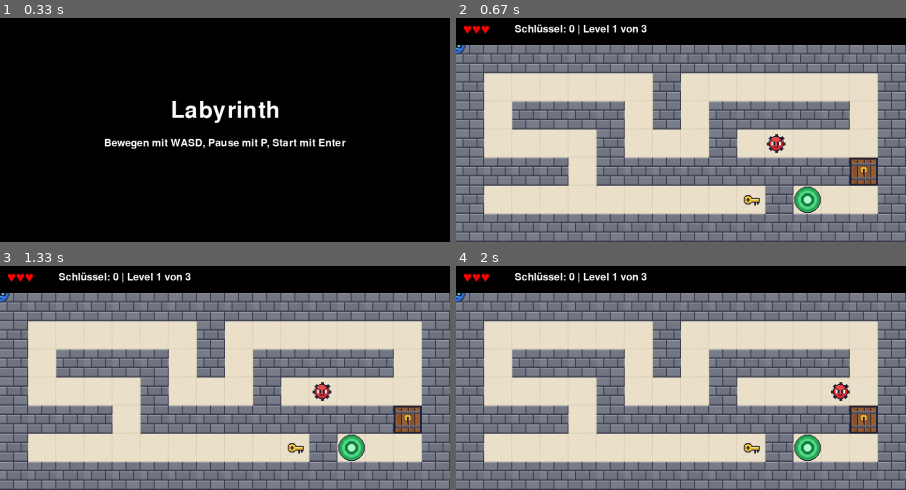
Above: before the commit, frames 1-4 (two rows, left to right).
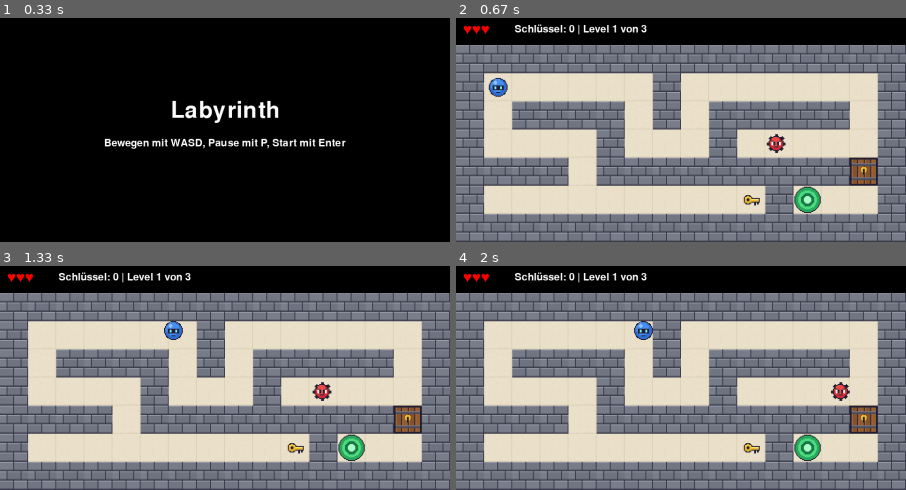
Above: after the commit, the same moments.

Repository: binaerverkehr/pygamece-tutorial
Game: pygame game, started from game.py
Two runs of this game, one before a commit and one after it. Both use one fixed random seed, a clock stepped at 60 frames per second and the inputs below.
Inputs:
- Up to frame 1 (0.33 s): no input
- Up to frame 2 (0.67 s): tap Enter at 0.33 s
- Up to frame 3 (1.33 s): hold D 0.67-1.13 s; hold W from 1.17 s (still down)
- Up to frame 4 (2 s): release W at 1.47 s; hold D 1.5-1.97 s

Frame 1 is identical in both runs. In frame 2, 0.4% of the frame differs, in the area x 0-12%, y 12-36%; in frame 3, 0.4%; in frame 4, 0.4%.

Commit message:
2. rect aus pos berechnen

Diff:
--- a/player.py
+++ b/player.py
@@ -8,7 +8,6 @@
         self.radius = radius
         self.speed = 600
         self.image = image
-        self.rect = self.image.get_rect(center=self.pos)
         self.keys = 0
         self.lives = 3
 
@@ -30,3 +29,7 @@
             pygame.math.clamp(self.pos.y, rect.top, rect.bottom),
         )
         return self.pos.distance_squared_to(nearest) < self.radius**2
+
+    @property
+    def rect(self):
+        return self.image.get_rect(center=self.pos)
